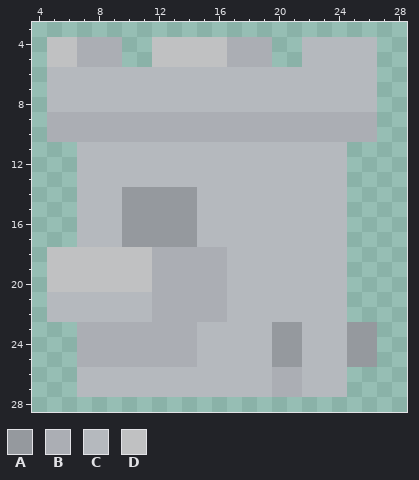
Edited in one commit: pixel-art sprite (assets/images/theme_1_fortress.png). Above: the version before the commit.
The file is 32x32 pixels. Shown: x 4..28, y 3..28.
Palette (. is transparent): A #95999e  B #abaeb4  C #b5b9be  D #c0c1c2
Pixels before, first column x 5:
 4 DDBBB..DDDDDBBB..CCCCC
 5 DDBBB..DDDDDBBB..CCCCC
 6 CCCCCCCCCCCCCCCCCCCCCC
 7 CCCCCCCCCCCCCCCCCCCCCC
 8 CCCCCCCCCCCCCCCCCCCCCC
 9 BBBBBBBBBBBBBBBBBBBBBB
10 BBBBBBBBBBBBBBBBBBBBBB
11 ..CCCCCCCCCCCCCCCCCC..
12 ..CCCCCCCCCCCCCCCCCC..
13 ..CCCCCCCCCCCCCCCCCC..
14 ..CCCAAAAACCCCCCCCCC..
15 ..CCCAAAAACCCCCCCCCC..
16 ..CCCAAAAACCCCCCCCCC..
17 ..CCCAAAAACCCCCCCCCC..
18 DDDDDDDBBBBBCCCCCCCC..
19 DDDDDDDBBBBBCCCCCCCC..
20 DDDDDDDBBBBBCCCCCCCC..
21 CCCCCCCBBBBBCCCCCCCC..
22 CCCCCCCBBBBBCCCCCCCC..
23 ..BBBBBBBBCCCCCAACCCAA
24 ..BBBBBBBBCCCCCAACCCAA
25 ..BBBBBBBBCCCCCAACCCAA
26 ..CCCCCCCCCCCCCBBCCC..
27 ..CCCCCCCCCCCCCBBCCC..
After:
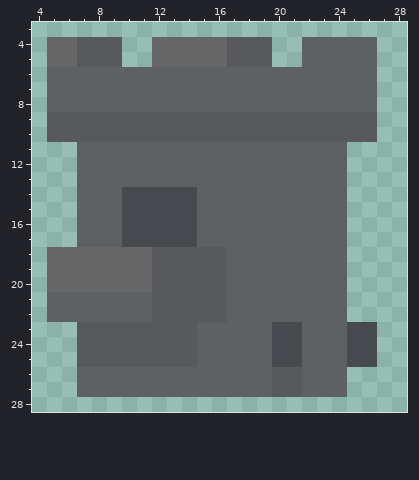
From old to new:
colour A: #95999e -> #46494d
colour B: #abaeb4 -> #57595d
colour C: #b5b9be -> #5e6164
colour D: #c0c1c2 -> #666667
Where, in picture pixels (left, top, right, bottom), the same in both pictures:
changed: (47, 37, 377, 397)
